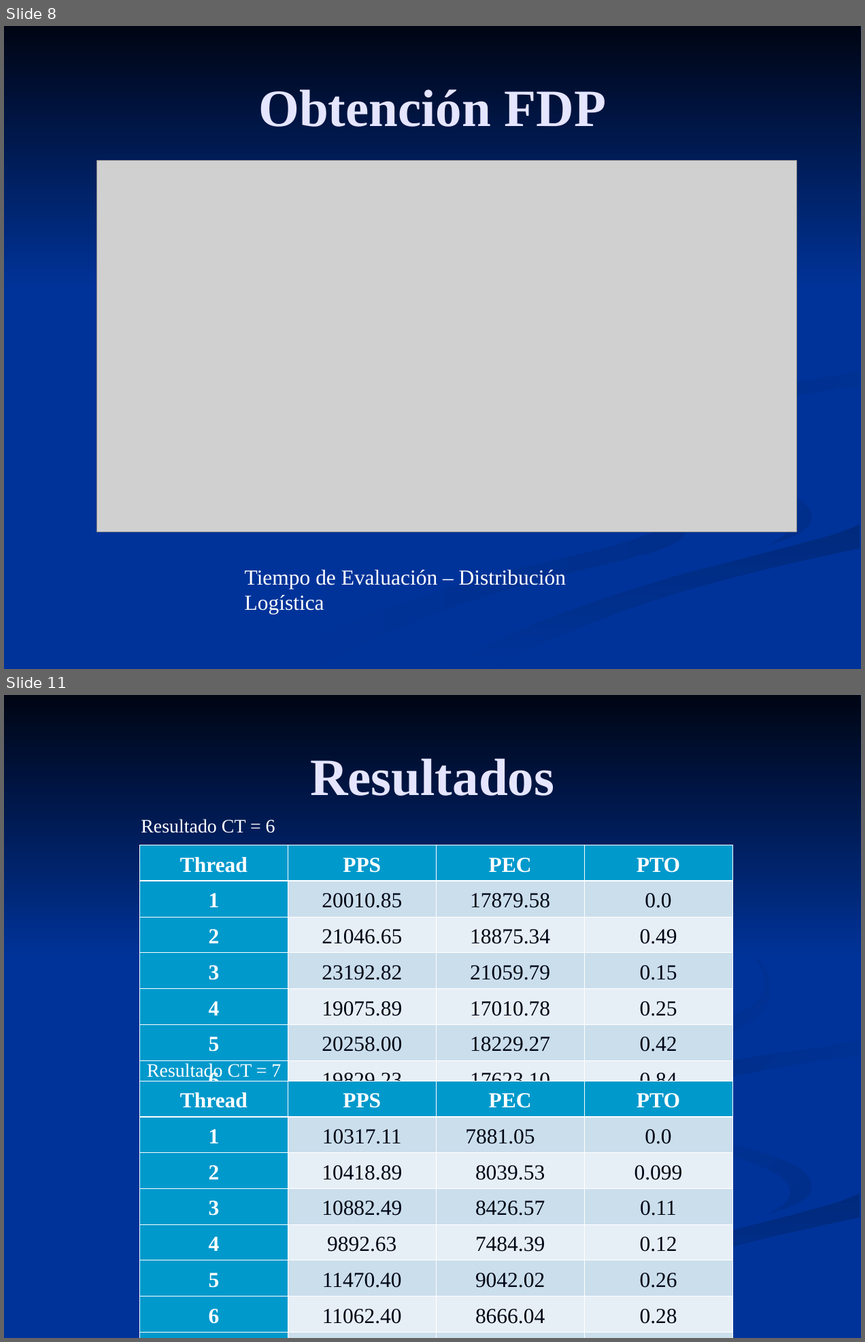
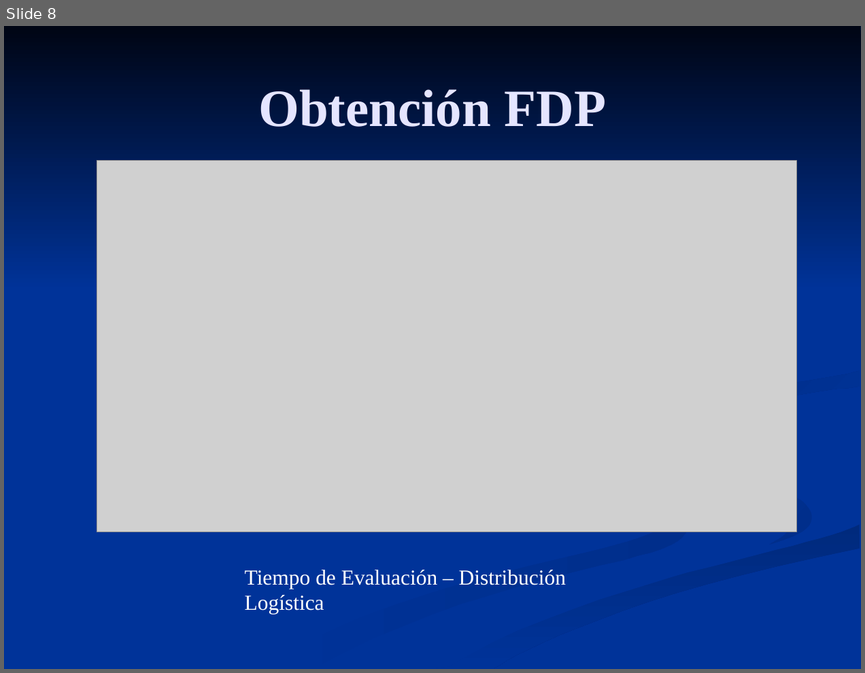
Before and after one commit to tomasdepi/simulacion-AnalizadorPaquetes, a slide deck: Presentacion.ppt. Shown one above the other, each under a label of ours: slides 8 and 11 before the commit, slide 8 after it; the slides between them are not shown. The pictures are 865x1342 and 865x673 pixels, drawn with LibreOffice and Linux fonts; fonts in the diff are those of the drawing; grey boxes stand for pictures. Boxes give left, top, right and bottom in pixels: in the first picture for what was removed or moved away, otherwise in the second. Text is boxed around its words. In the diff, an @@ line names an element or a change of style, - is before the commit and + after.

```diff
--- a/Presentacion.ppt
+++ b/Presentacion.ppt
@@ slide 11 removed at (4,695,861,1338), background #003399; not listed: 6 template elements that a slide beside it also shows @@
@@ title removed at (310,758,554,796) @@
-Resultados
@@ text removed at (141,819,275,833) @@
-Resultado CT = 6
@@ table removed at (139,845,732,1084), 7 rows, 4 columns @@
-Thread | PPS | PEC | PTO
-1 | 20010.85 | 17879.58 | 0.0
-2 | 21046.65 | 18875.34 | 0.49
-3 | 23192.82 | 21059.79 | 0.15
-4 | 19075.89 | 17010.78 | 0.25
-5 | 20258.00 | 18229.27 | 0.42
-6 | 19829.23 | 17623.10 | 0.84
@@ freeform shape removed at (498,895,770,1123) @@
@@ table removed at (139,1081,732,1326), 8 rows, 4 columns @@
-Thread | PPS | PEC | PTO
-1 | 10317.11 | 7881.05 | 0.0
-2 | 10418.89 | 8039.53 | 0.099
-3 | 10882.49 | 8426.57 | 0.11
-4 | 9892.63 | 7484.39 | 0.12
-5 | 11470.40 | 9042.02 | 0.26
-6 | 11062.40 | 8666.04 | 0.28
-7 | 11085.65 | 8641.66 | 0.34
@@ text removed at (147,1063,281,1081) @@
-Resultado CT = 7
```
Also in this commit, not shown: 10 other slides changed, 3 slides added, 1 other slide removed.
